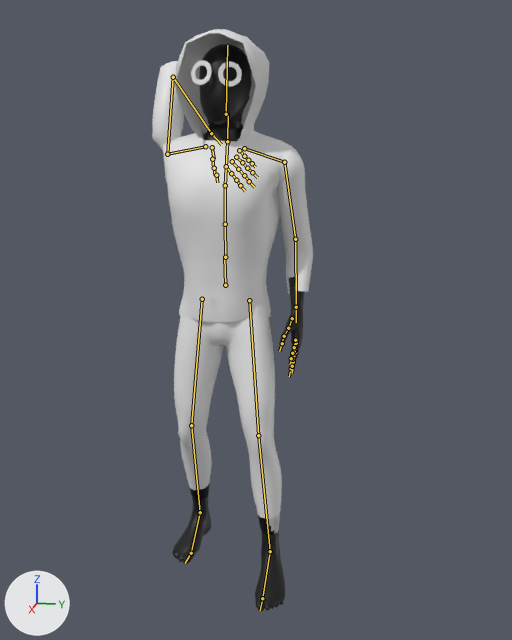
One commit to the glTF model glb_imports/ClothesEyesAnimRig.glb: the scene before it, then after it.
Both versions are drawn from a 50 mm camera at (2.19, 0.555, 1.447) aimed at (-0.026, 0.112, 0.892). The lights are fixed; the arrows at lower left show +X, +Y and +Z. The first picture is the older version. Both versions are drawn at frame 10 of the action 'NormalThrowRoserang'; the numbers are the values there. The bones that change, and the others that lie on the model, are drawn over the model as lines.

In view in the first picture: 'BodyHoodie', 'BodyPants', 'Ch36.001', 'Face'.
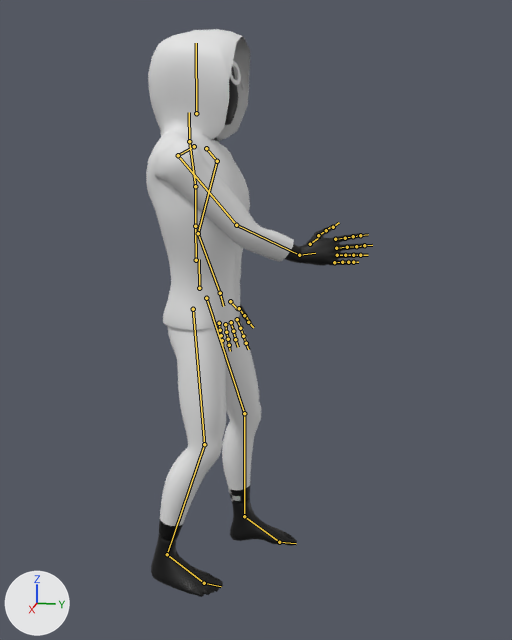
What differs and where, as boxes (x1, y1, x2, y2) in the pictures (512 x 640 px):
'BodyHoodie', posed (8% narrower): before (152, 29, 313, 322); after (146, 29, 294, 330)
'BodyPants', posed: before (174, 302, 282, 534); after (160, 314, 261, 526)
'Ch36.001', posed (64% wider, 6% shorter): before (173, 44, 304, 611); after (151, 66, 366, 597)
'Face', posed: before (191, 60, 242, 87); after (230, 61, 243, 90)
bone 'mixamorig:RightArm', root to tip: before (167, 154) to (173, 77); after (178, 155) to (236, 225)
bone 'mixamorig:RightForeArm', root to tip: before (173, 77) to (211, 133); after (236, 225) to (299, 255)
bone 'mixamorig:RightHand', root to tip: before (211, 133) to (221, 144); after (299, 255) to (315, 253)

The edits, one by one:
Object 'Armature' (bone_rig_object) turns from (0, 0, 90) to (0, 0, 180) degrees about its own x, y and z.
Bone 'mixamorig:RightArm' (bone_mixamorig_rightarm) turns from (-103, -16, -151) to (81, 39, -46) degrees about its own x, y and z.
Bone 'mixamorig:RightForeArm' (bone_mixamorig_rightforearm) turns from (-3, 5, -120) to (5, 2, -18) degrees about its own x, y and z.
Bone 'mixamorig:RightHand' (bone_mixamorig_righthand) turns from (26, 58, 9) to (-29, 4, -26) degrees about its own x, y and z.
